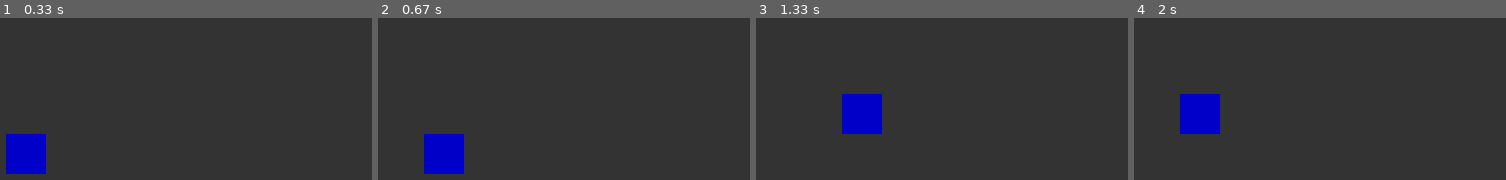
Above: before the commit, frames 1-4 (left to right).
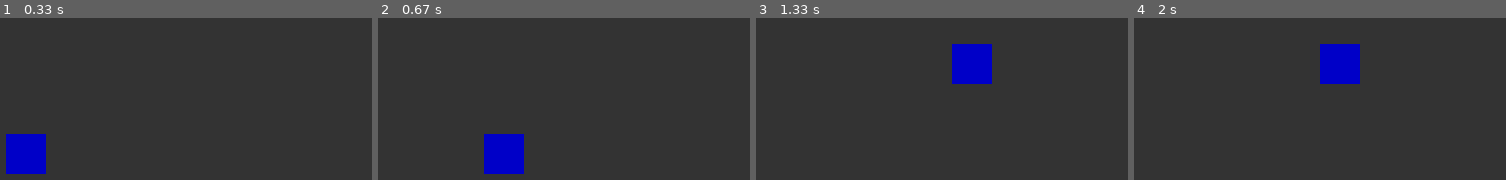
Above: after the commit, the same moments.

Repository: Lapikud/Pygame
Game: pygame game, started from main.py
The game is run twice, just before and just after one commit, with the same random seed, the same clock (stepped at 60 frames per second) and the same inputs.
Inputs:
- Up to frame 1 (0.33 s): no input
- Up to frame 2 (0.67 s): hold Right from 0.33 s (still down)
- Up to frame 3 (1.33 s): release Right at 0.8 s; hold Up 0.83-1.13 s; hold Right from 1.17 s (still down)
- Up to frame 4 (2 s): release Right at 1.63 s; hold Left from 1.67 s (still down)

Frame 1 is identical in both runs. In frame 2, 5.3% of the frame differs, in the area x 12-40%, y 71-97%; in frame 3, 5.3%; in frame 4, 5.3%.

Commit message:
Improve movement

Diff:
--- a/main.py
+++ b/main.py
@@ -10,6 +10,8 @@
         self.clock = pygame.time.Clock()
         self.running = True
         self.x, self.y = 120, 120
+        self.vx, self.vy = 0, 0
+        self.speed = 5
 
     def event(self):
         event_list = pygame.event.get()
@@ -19,18 +21,22 @@
                 break
             elif event.type == pygame.KEYDOWN:
                 if event.key == pygame.K_RIGHT:
-                    self.x += 40
+                    self.vx = self.speed
                 elif event.key == pygame.K_LEFT:
-                    self.x -= 40
+                    self.vx = -self.speed
                 elif event.key == pygame.K_DOWN:
-                    self.y += 40
+                    self.vy += self.speed
                 elif event.key == pygame.K_UP:
-                    self.y -= 40
+                    self.vy = -self.speed
+            elif event.type == pygame.KEYUP:
+                self.vx, self.vy = 0, 0
 
     def update(self):
         pass
 
     def render(self):
+        self.x = self.x + self.vx
+        self.y = self.y + self.vy
         self.window.fill((51, 51, 51))
         pygame.draw.rect(self.window, (0, 0, 200), (self.x, self.y, 40, 40))
         pygame.display.update()
